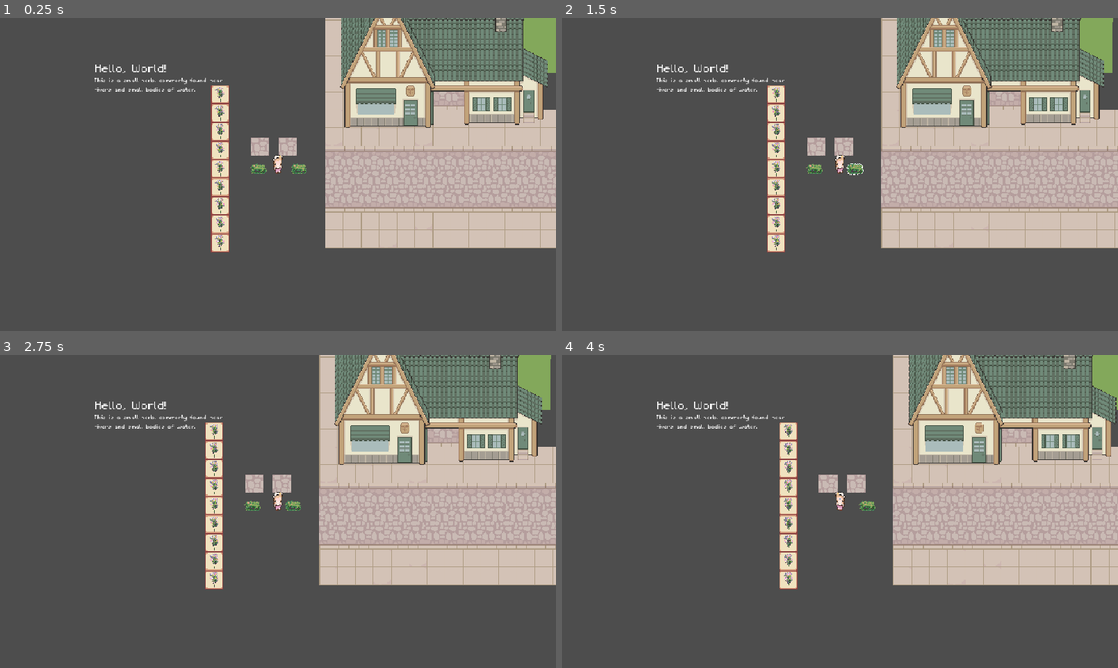
Above: before the commit, frames 1-4 (two rows, left to right).
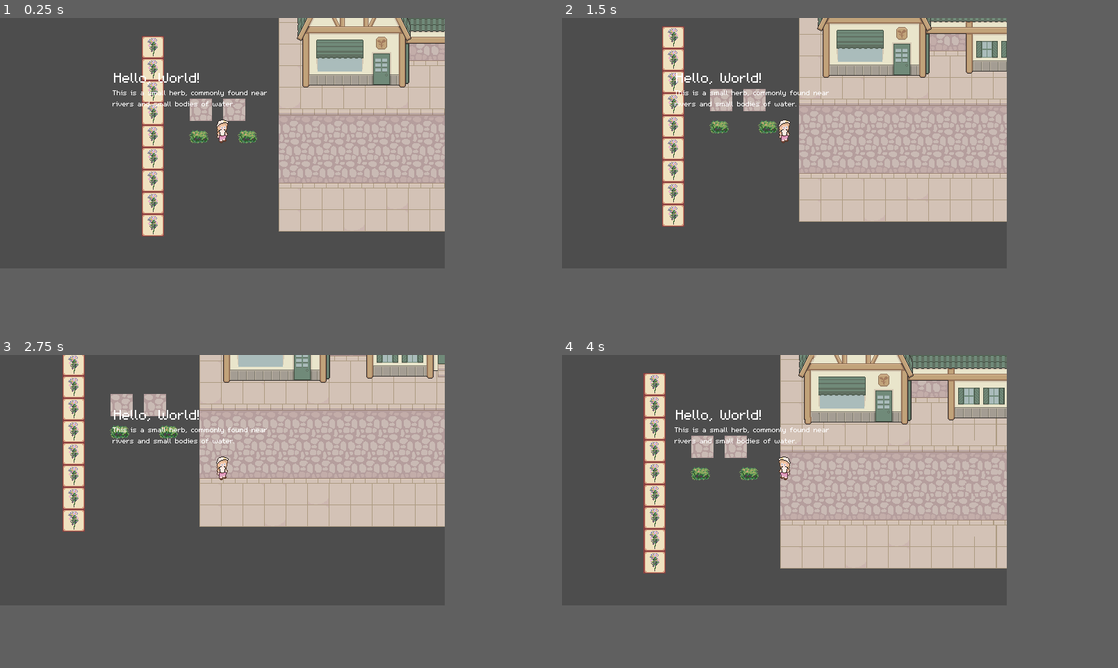
Above: after the commit, the same moments.

Repository: Jelmerrr/Flask-and-Fortune
Game: Godot game, scene res://Scenes/UtilScenes/visual_handler.tscn
The game is run twice, just before and just after one commit, with the same random seed, the same clock (stepped at 60 frames per second) and the same inputs.
Inputs (mouse positions are in pixels of both pictures, inside the frame that each line leads up to):
- Up to frame 1 (0.25 s): no input
- Up to frame 2 (1.5 s): tap Enter at 0.5 s; move the mouse to (817, 168) at 0.52 s; hold D (move_right) 0.53-1.28 s; click (817, 168) at 0.67 s; move the mouse to (856, 168) at 1.27 s; hold S (move_down) from 1.28 s (still down); click (856, 168) at 1.42 s
- Up to frame 3 (2.75 s): move the mouse to (333, 442) at 2.02 s; release S (move_down) at 2.03 s; hold D (move_right) from 2.03 s (still down)
- Up to frame 4 (4 s): move the mouse to (812, 574) at 2.77 s; release D (move_right) at 2.78 s; hold W (move_up) 2.78-3.53 s; click (812, 574) at 2.92 s; move the mouse to (1006, 558) at 3.52 s; hold A (move_left) from 3.53 s (still down)
The window is 800x450 before the commit and 640x360 after it. Grey fills any space a smaller window leaves; there, only what the larger window draws over its background counts as a difference.

The runs differ from the first frame. In frame 1, 36% of the frame differs, in the area x 17-100%, y 0-75%; in frame 2, 40%; in frame 3, 42%, in the area x 11-100%, y 0-75%; in frame 4, 42%.

Commit message:
Resolution change test and visual scene cleanup

Diff:
--- a/Scenes/UtilScenes/visual_handler.tscn
+++ b/Scenes/UtilScenes/visual_handler.tscn
@@ -47,7 +47,19 @@
 text = "This is a small herb, commonly found near rivers and small bodies of water."
 autowrap_mode = 2
 
+[node name="Scene Handler" type="Node2D" parent="."]
+
+[node name="Test Environment" parent="Scene Handler" instance=ExtResource("1_exiw7")]
+
+[node name="CanvasModulate" type="CanvasModulate" parent="Scene Handler"]
+visible = false
+color = Color(0.24567527, 0.3414838, 0.7108614, 1)
+script = ExtResource("4_pi6qo")
+gradient = SubResource("GradientTexture1D_axpmp")
+dayDurationInSeconds = 10
+
 [node name="Control" type="Control" parent="."]
+visible = false
 layout_mode = 3
 anchors_preset = 15
 anchor_right = 1.0
@@ -74,15 +86,4 @@
 snap_2d_vertices_to_pixel = true
 physics_object_picking = true
 size = Vector2i(960, 540)
-render_target_update_mode = 4
-
-[node name="Scene Handler" type="Node2D" parent="Control/SubViewportContainer/SubViewport"]
-
-[node name="Test Environment" parent="Control/SubViewportContainer/SubViewport/Scene Handler" instance=ExtResource("1_exiw7")]
-
-[node name="CanvasModulate" type="CanvasModulate" parent="Control/SubViewportContainer/SubViewport/Scene Handler"]
-visible = false
-color = Color(0.24567527, 0.3414838, 0.7108614, 1)
-script = ExtResource("4_pi6qo")
-gradient = SubResource("GradientTexture1D_axpmp")
-dayDurationInSeconds = 10
+render_target_update_mode = 0
--- a/project.godot
+++ b/project.godot
@@ -30,8 +30,8 @@
 
 [display]
 
-window/size/viewport_width=960
-window/size/viewport_height=540
+window/size/viewport_width=640
+window/size/viewport_height=360
 window/size/mode=3
 window/stretch/mode="canvas_items"
 window/stretch/aspect="expand"
